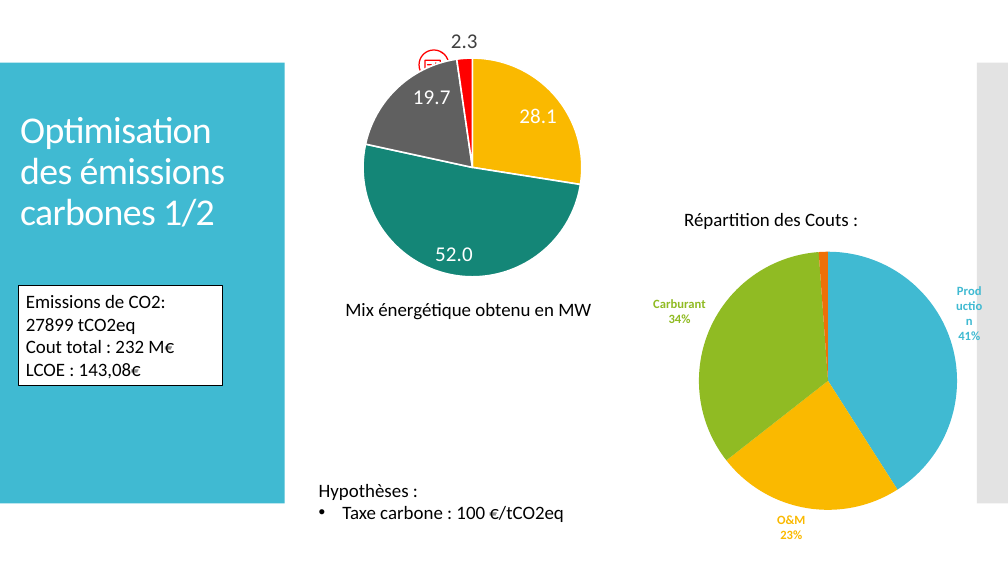
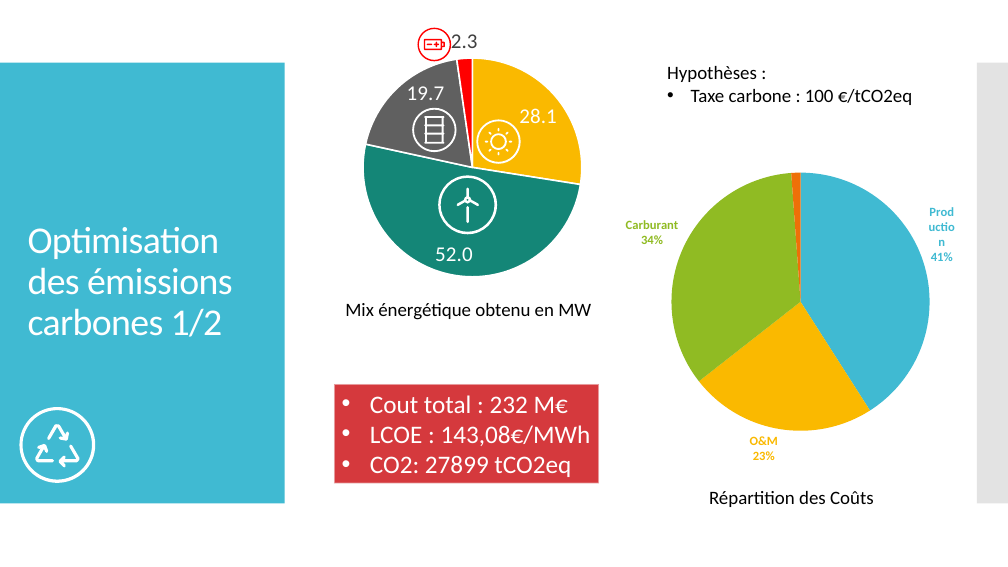
Before and after one commit to cledat/Projet-EA314, a slide deck: slide 5 of rapport.pptx. Drawn at 1008x567 pixels with LibreOffice and Linux fonts; fonts in the diff are those of the drawing. Boxes give left, top, right and bottom in pixels: in the first picture for what was removed or moved away, otherwise in the second. Text is boxed around its words. In the diff, an @@ line names an element or a change of style, - is before the commit and + after.

```diff
--- a/rapport.pptx
+++ b/rapport.pptx
@@ freeform shape: place and size @@
-freeform shape at <box>419,49,450,80</box>
+freeform shape at <box>417,28,451,61</box>
@@ freeform shape: place and size @@
-freeform shape at <box>424,60,444,70</box>
+freeform shape at <box>424,39,445,50</box>
@@ text "Hypothèses :": place and size @@
-text "Hypothèses :" at <box>319,484,563,522</box>
+text "Hypothèses :" at <box>667,66,912,105</box>
@@ title "Optimisation des émissions carbones 1/2": place and size @@
-title "Optimisation des émissions carbones 1/2" at <box>20,117,226,227</box>
+title "Optimisation des émissions carbones 1/2" at <box>28,227,233,337</box>
@@ freeform shape added at <box>412,108,457,153</box>, fill #FFFFFF @@
@@ freeform shape added at <box>424,116,445,144</box>, fill #FFFFFF @@
@@ group added at <box>476,119,521,164</box>: 10 freeform shapes @@
@@ pie chart: place and size @@
-pie chart at <box>630,227,1008,560</box>
+pie chart at <box>603,148,981,482</box>
@@ freeform shape added at <box>439,175,498,234</box>, fill #FFFFFF @@
@@ freeform shape added at <box>457,188,479,206</box>, fill #FFFFFF @@
@@ freeform shape added at <box>467,206,469,224</box>, fill #FFFFFF @@
@@ text in rectangle at <box>26,295,166,334</box>: paragraph removed @@
-Emissions de CO2: 27899 tCO2eq
@@ rectangle "Cout total : 232 M€": place and size @@
-rectangle "Cout total : 232 M€" at <box>18,286,222,385</box>
+rectangle "Cout total : 232 M€" at <box>334,384,599,483</box>
@@ rectangle "Cout total : 232 M€" at <box>334,384,599,483</box>: fill #FFFFFF to #D5393D; outline #000000 0.85 pt to #F9F9F9 1.35 pt @@
@@ freeform shape added at <box>20,407,95,482</box>, fill #FFFFFF @@
@@ text in rectangle at <box>370,395,568,413</box>: size 18 to 24 pt, text colour #000000 to #FFFFFF in "Cout total : 232 M€"; bullet none to • @@
@@ text in rectangle at <box>370,425,591,477</box>: text changed; size 18 to 24 pt; text colour #000000 to #FFFFFF @@
-LCOE : 143,08€
+• LCOE : 143,08€/MWh
+• CO2: 27899 tCO2eq
@@ text at <box>709,491,874,507</box>: text changed @@
-Répartition des Couts :
+Répartition des Coûts
```
Also in this commit, not shown: 14 other slides changed, 2 slides added, 1 slide removed, 1 other file.
